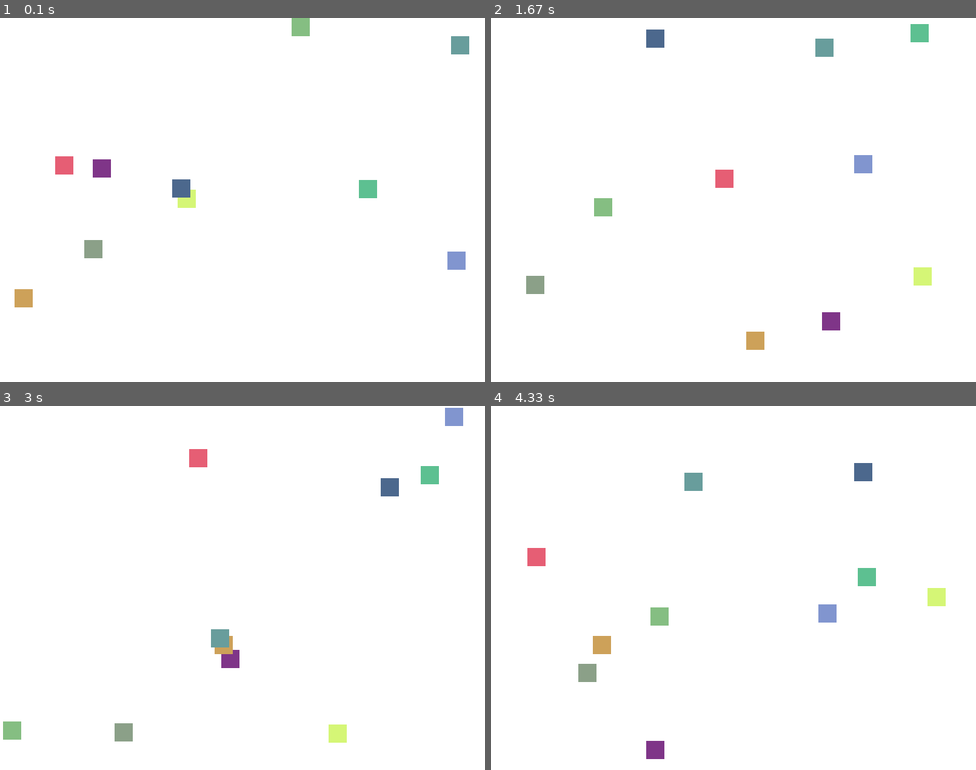
Above: before the commit, frames 1-4 (two rows, left to right).
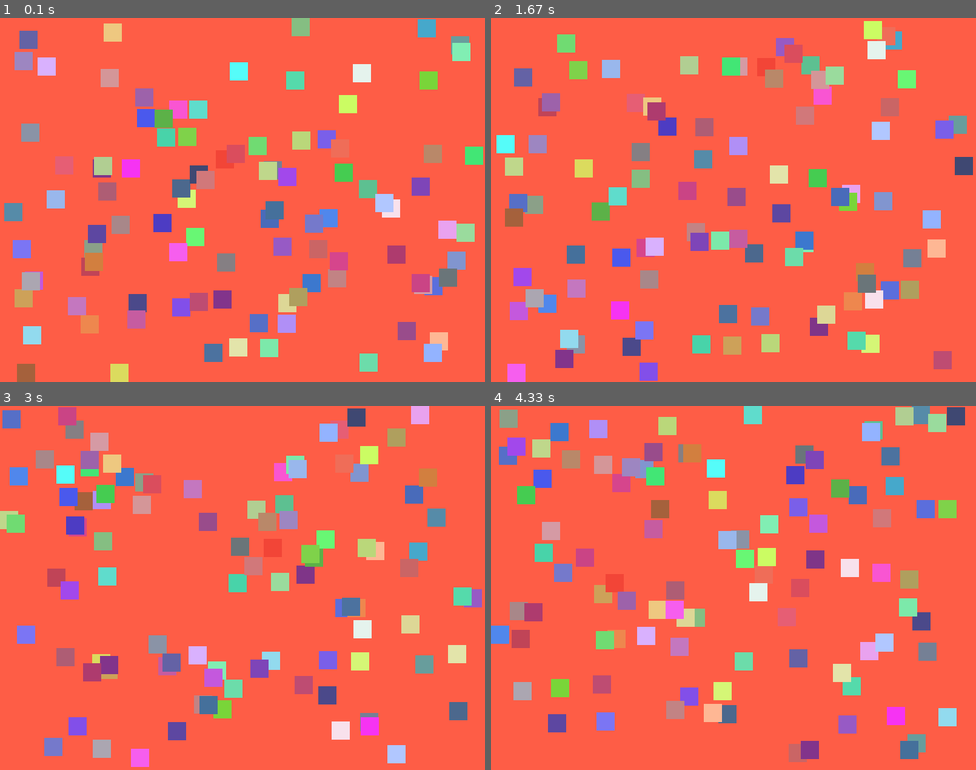
Above: after the commit, the same moments.

Repository: kevinotah/lab8-pygame
Game: pygame game, started from main.py
Same seed, same stepped clock (60 frames per second), same inputs: the game is played once before the commit and once after it.
Inputs:
- Up to frame 1 (0.1 s): no input
- Up to frame 2 (1.67 s): no input
- Up to frame 3 (3 s): no input
- Up to frame 4 (4.33 s): no input

The runs differ from the first frame. In frame 1, 99% of the frame differs, in the area x 0-100%, y 0-100%; in frame 2, 100%; in frame 3, 100%; in frame 4, 100%.

Commit message:
Implemented random background colour

Diff:
--- a/main.py
+++ b/main.py
@@ -9,13 +9,14 @@
 SCREEN_WIDTH = 800
 SCREEN_HEIGHT = 600
 FPS = 60
-NUM_SQUARES = 10
+NUM_SQUARES = 100
 SQUARE_SIZE = 30
 MAX_SPEED = 5
 
 # Colors
 WHITE = (255, 255, 255)
 BLACK = (0, 0, 0)
+RANDOM_COLOUR = [random.randint(0, 255) for _ in range(3)]
 
 
 class Square:
@@ -89,7 +90,7 @@
             square.update()
 
         # Draw
-        screen.fill(WHITE)
+        screen.fill(RANDOM_COLOUR)
         for square in squares:
             square.draw(screen)
         pygame.display.flip()
